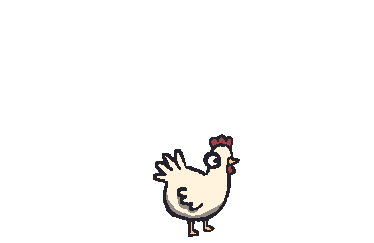
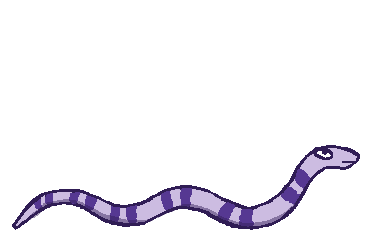
Comparing the layer stacks of the two 374x243 images. Changes:
renamed "Layer 1" to "snake", painted on it over 12, 134, 360, 230
hid "hen", painted on it over 153, 134, 240, 237
